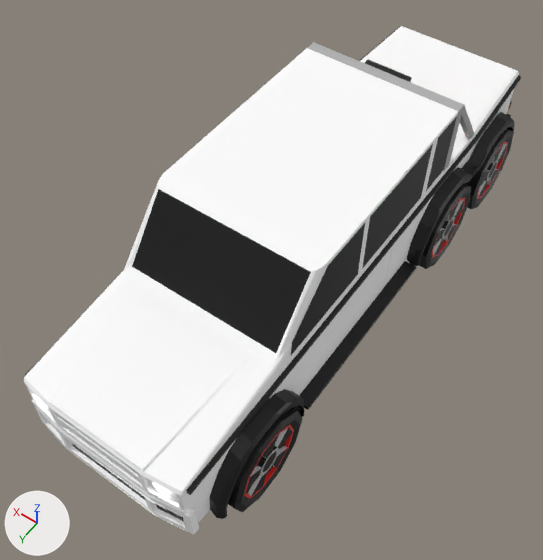
The Blender file Low Poly car models/Players cars/6x6.blend as it was, and as the next commit left it.
Rendered twice from a camera (50 mm lens) standing at (-5.4, 6.68, 12.48) and looking at (0.46, -1.53, -0.42). Arrows for +X, +Y and +Z are at lower left; the lights stay in place.
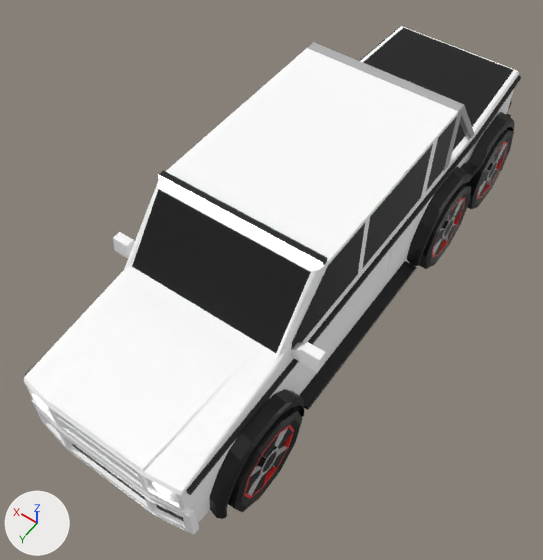
Where the newer file only moved an object's origin or applied its transform, the numbers keep the older frame.

The change, as a diff of the scene's bpy script:
```diff
--- a/Low Poly car models/Players cars/6x6.blend.py
+++ b/Low Poly car models/Players cars/6x6.blend.py
@@ me_plane_008 @@
 # used by ob_plane_008; location = (0.23, -2.65, 0.38); rotation_euler = (0.0, -1.571, 0.0), in degrees (0, -90, 0); scale = (-1.0, 1.0, 0.84)
-me_plane_008.from_pydata(...)  # 1115 vertices, 665 faces, 2 loose edges; spans x -2.28..1.38, y -7.07..6.46, z -2.68..2.43
+me_plane_008.from_pydata(...)  # 1147 vertices, 691 faces, 2 loose edges; spans x -2.37..1.38, y -7.07..6.46, z -2.98..2.74
+# me_plane_008 part 1
+# 9 faces are deleted
+# 1 vertex moves within x -0.68, y 3.27, z -2.29
+# 21 vertices are added at x -2.37..-0.68, y 2.21..3.27, z -2.98..2.74
+# 11 new vertices lie (0.0, 0.2, 0.0) away from vertices in x -1.05..-0.68, y 3.04..3.07, z -2.98..2.74
+# 28 new faces join them, mat_body (white #ffffff)
+# 6 new faces join them, mat_black (black #000000)
+# 1 new face joins them, mat_led (white #ffffff)
+# me_plane_008 part 2: 1 face spanning x -0.6, y -6.84..-2.86, z -2.12..1.88 switches from mat_body (white #ffffff) to mat_black (black #000000)
 me_plane_008.materials.append(mat_body)
```

Boxes (x1, y1, x2, y2) around the edits, measured in the pictures (543 x 560 px):
part 1 of me_plane_008, built on
    before: (48, 351, 274, 493)
    after: (48, 171, 327, 493)
part 2 of me_plane_008, recoloured (white to black)
    both: (363, 28, 513, 150)
